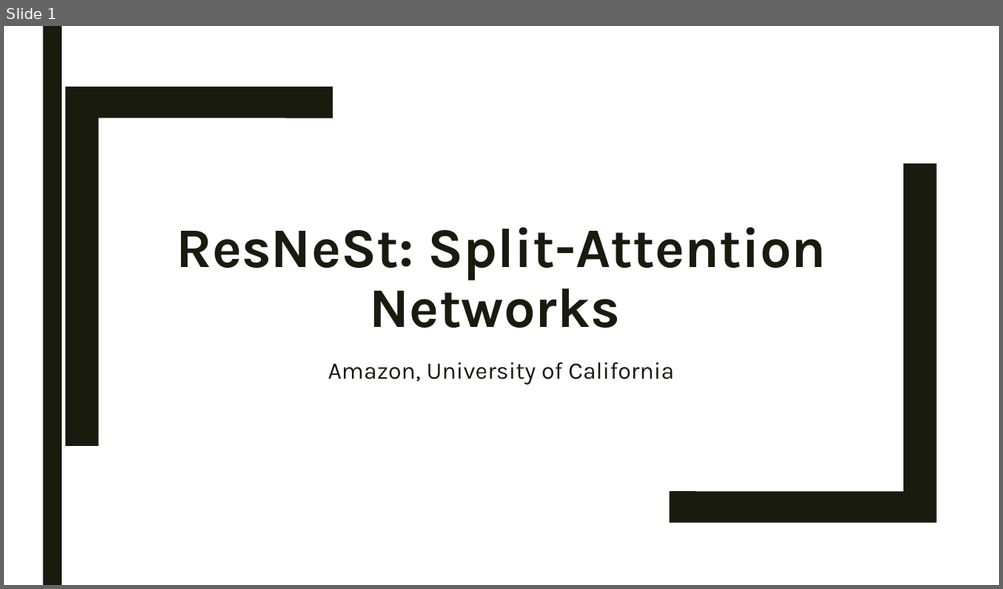
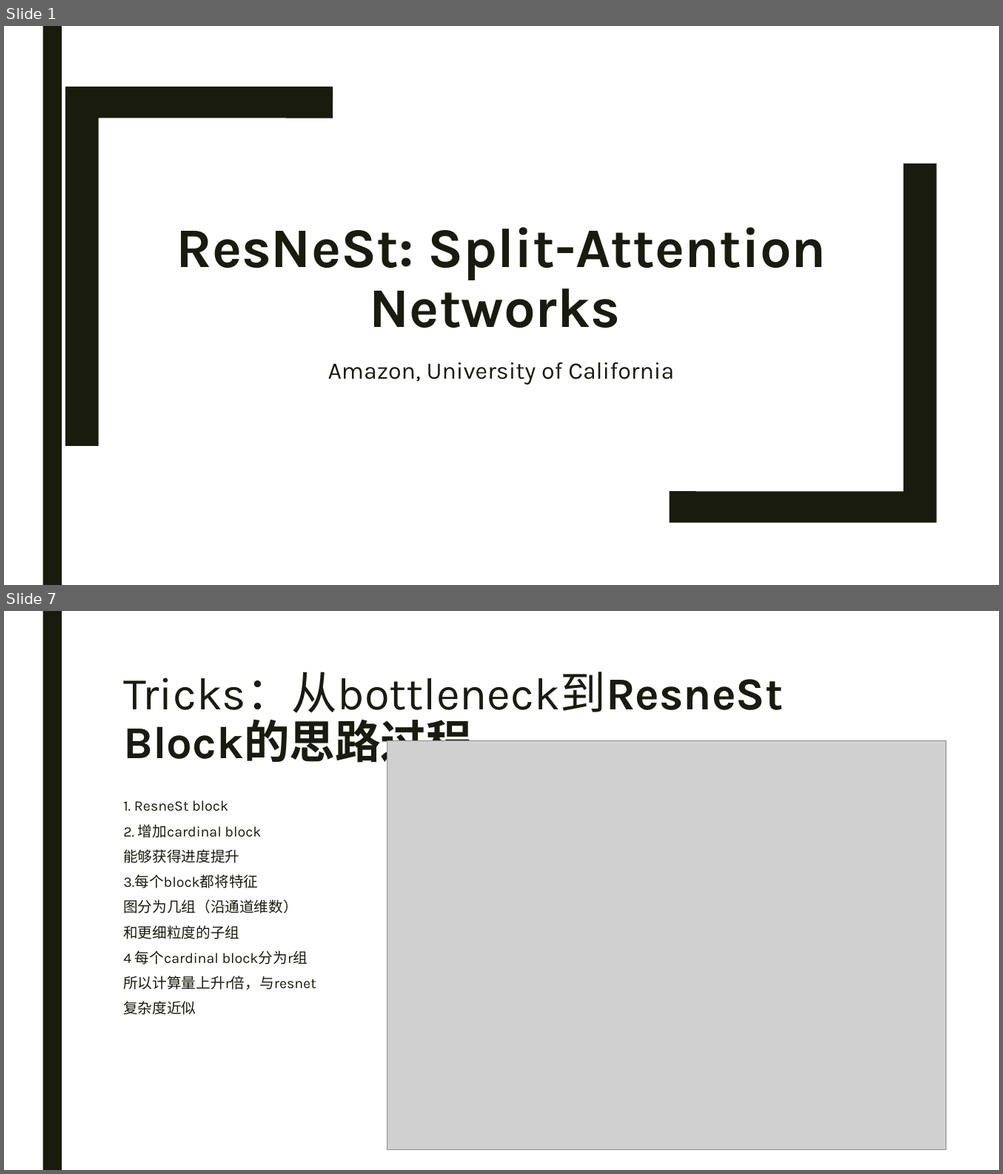
Before and after one commit to Iranb/NoteBook, a slide deck: Paper Notes/ResNetSt/ResNetSt.pptx. Shown one above the other, each under a label of ours: slide 1 before the commit, slides 1 and 7 after it; the slides between them are not shown. The pictures are 1003x589 and 1003x1174 pixels, drawn with LibreOffice and Linux fonts; fonts in the diff are those of the drawing; grey boxes stand for pictures. Boxes give left, top, right and bottom in pixels: in the first picture for what was removed or moved away, otherwise in the second. Text is boxed around its words. In the diff, an @@ line names an element or a change of style, - is before the commit and + after.

```diff
--- a/Paper Notes/ResNetSt/ResNetSt.pptx
+++ b/Paper Notes/ResNetSt/ResNetSt.pptx
@@ slide 7 added at bbox=[4, 611, 999, 1170], background #FFFFFF; not listed: 1 template element that a slide beside it also shows @@
@@ title added at bbox=[123, 672, 782, 769], 44 pt, text #191B0E @@
+Tricks：从bottleneck到ResneSt Block的思路过程
@@ picture added at bbox=[387, 741, 946, 1150] @@
@@ text added at bbox=[123, 800, 316, 1015], 14 pt, text #191B0E @@
+1. ResneSt block
+2. 增加cardinal block
+能够获得进度提升
+3.每个block都将特征
+图分为几组（沿通道维数）
+和更细粒度的子组
+4 每个cardinal block分为r组
+所以计算量上升r倍，与resnet
+复杂度近似
```
Also in this commit, not shown: 3 slides changed, 8 other slides added, 2 slides removed, 9 other files.
